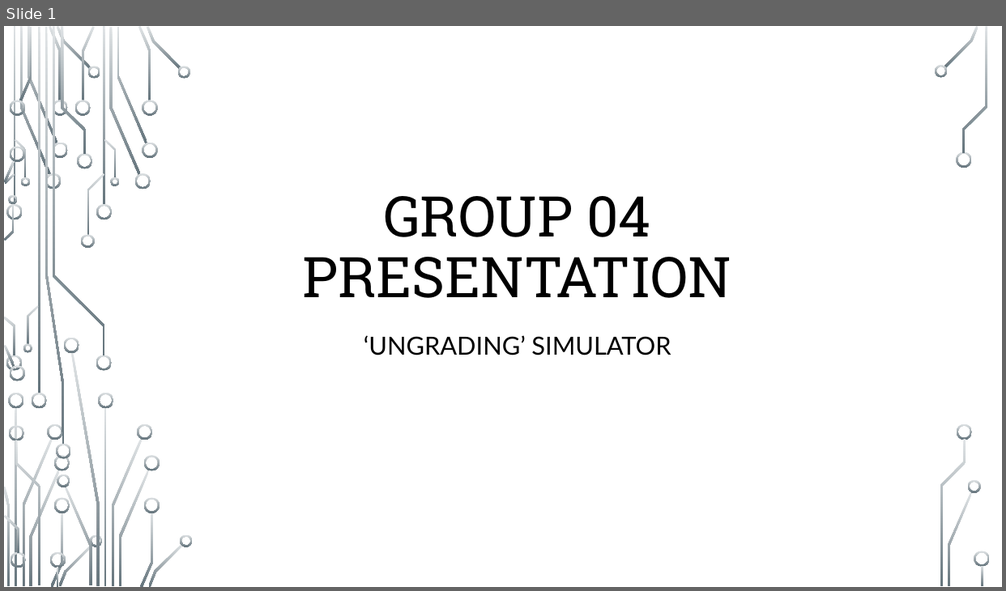
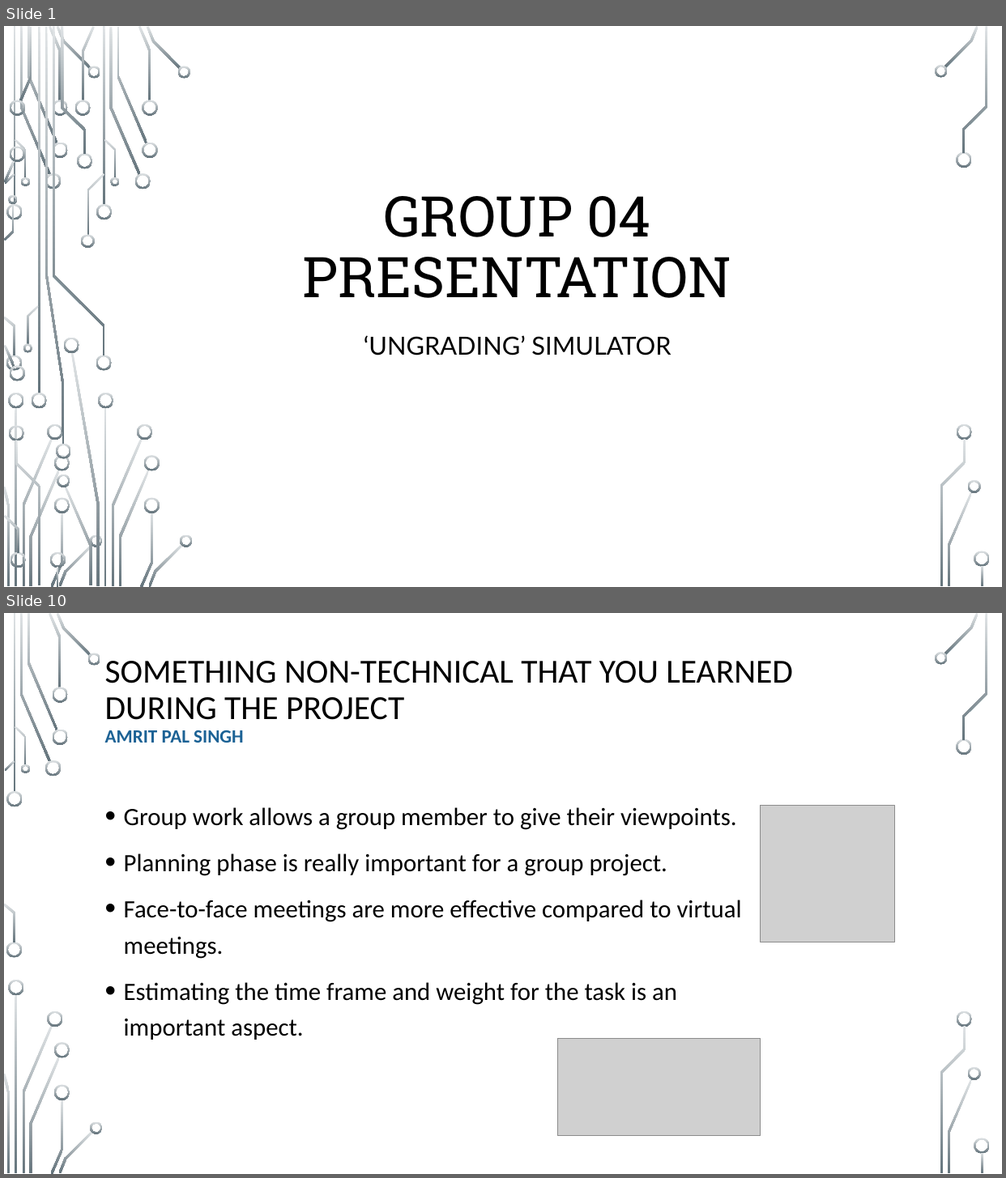
Before and after one commit to Patterbear/Ungrading-Simulator, a slide deck: Presentation/Group-04-Presentation.pptx. Shown one above the other, each under a label of ours: slide 1 before the commit, slides 1 and 10 after it; the slides between them are not shown. The pictures are 1006x591 and 1006x1178 pixels, drawn with LibreOffice and Linux fonts; fonts in the diff are those of the drawing; grey boxes stand for pictures; background and template pictures are left out. Boxes give left, top, right and bottom in pixels: in the first picture for what was removed or moved away, otherwise in the second. Text is boxed around its words. In the diff, an @@ line names an element or a change of style, - is before the commit and + after.

```diff
--- a/Presentation/Group-04-Presentation.pptx
+++ b/Presentation/Group-04-Presentation.pptx
@@ slide 10 added at (4,613,1002,1174), background picture (left out); not listed: 36 template elements that a slide beside it also shows @@
@@ title added at (105,661,793,743), 32.4 pt, text #000000 @@
+SOMETHING NON-TECHNICAL THAT YOU LEARNED DURING THE PROJECT
+AMRIT PAL SINGH
@@ picture added at (760,806,894,943) @@
@@ text added at (124,807,742,1040), 24 pt, text #000000 @@
+• Group work allows a group member to give their viewpoints.
+• Planning phase is really important for a group project.
+• Face-to-face meetings are more effective compared to virtual meetings.
+• Estimating the time frame and weight for the task is an important aspect.
@@ picture added at (558,1038,761,1135) @@
```
Also in this commit, not shown: 1 slide changed, 16 other slides added, 1 slide removed.
